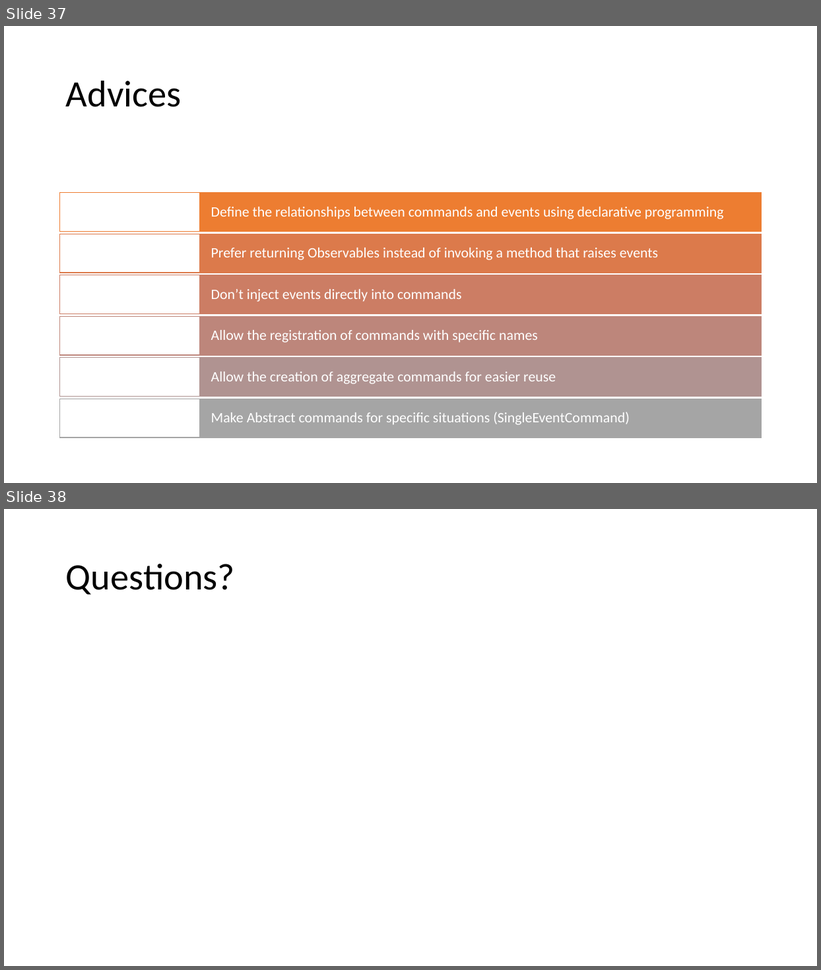
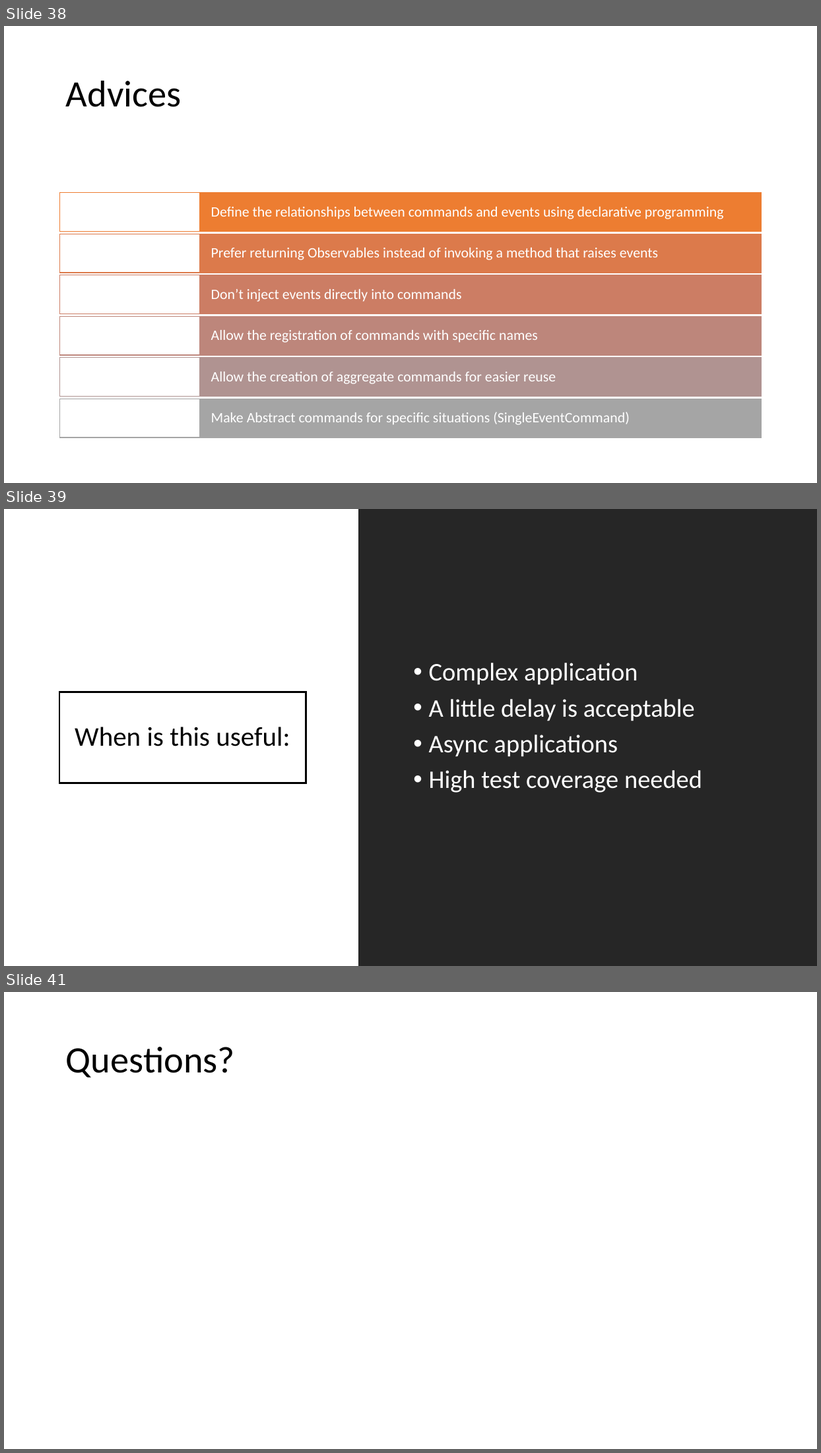
Before and after one commit to MihaiTheCoder/EventMadness, a slide deck: Reactive programming.pptx. Shown one above the other, each under a label of ours: slides 37 and 38 before the commit, slides 38, 39 and 41 after it; the slides between them are not shown. The pictures are 821x970 and 821x1453 pixels, drawn with LibreOffice and Linux fonts; fonts in the diff are those of the drawing. Boxes give left, top, right and bottom in pixels: in the first picture for what was removed or moved away, otherwise in the second. Text is boxed around its words. In the diff, an @@ line names an element or a change of style, - is before the commit and + after.

```diff
--- a/Reactive programming.pptx
+++ b/Reactive programming.pptx
@@ slide 39 added at box(4, 509, 817, 966), background #FFFFFF @@
@@ rectangle added at box(358, 509, 817, 966), fill #262626 @@
@@ text added at box(429, 663, 702, 793), 30 pt, text #FFFFFF @@
+• Complex application
+• A little delay is acceptable
+• Async applications
+• High test coverage needed
@@ title added at box(59, 692, 306, 783), fill #FFFFFF at 50% opacity, outline #000000 2 pt, 32 pt, text #000000 @@
+When is this useful:
@@ what was slide 37 is now slide 38 @@
@@ what was slide 38 is now slide 41 @@
```
Also in this commit, not shown: 1 slide changed, 2 other slides added.
